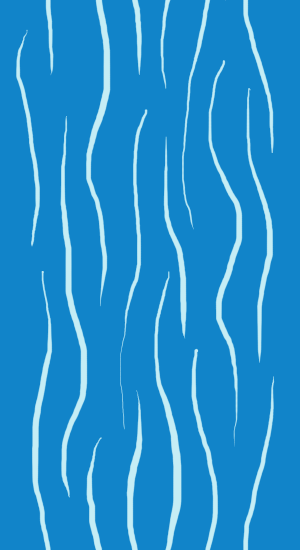
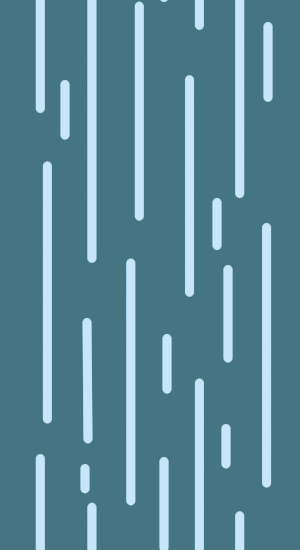
Layer changes from the first (300, 550) image to the second:
painted on "Calque de dessin 1" over [0,0,300,550]
painted on "Arrière-plan" over [0,0,300,550]
